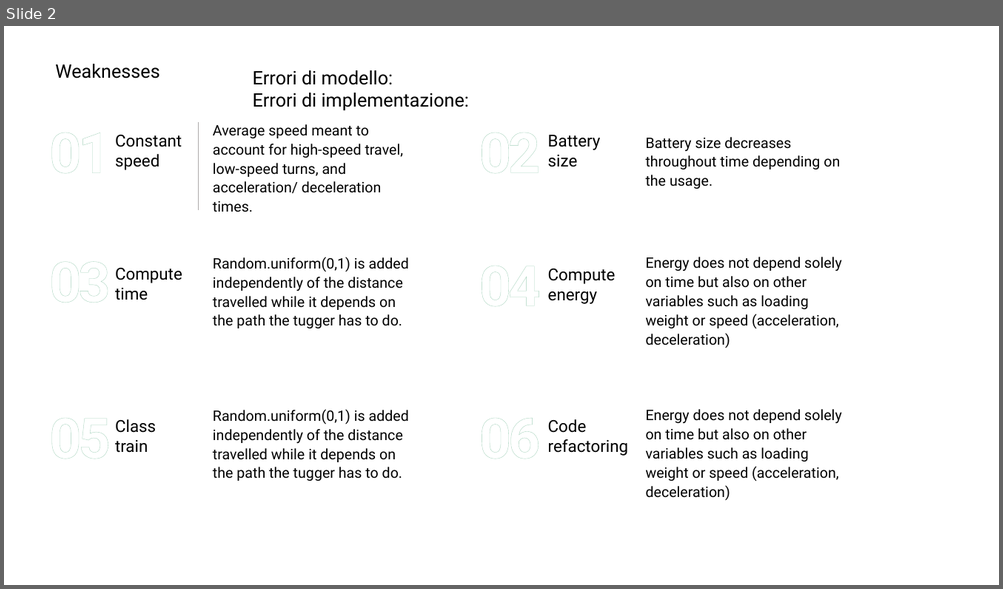
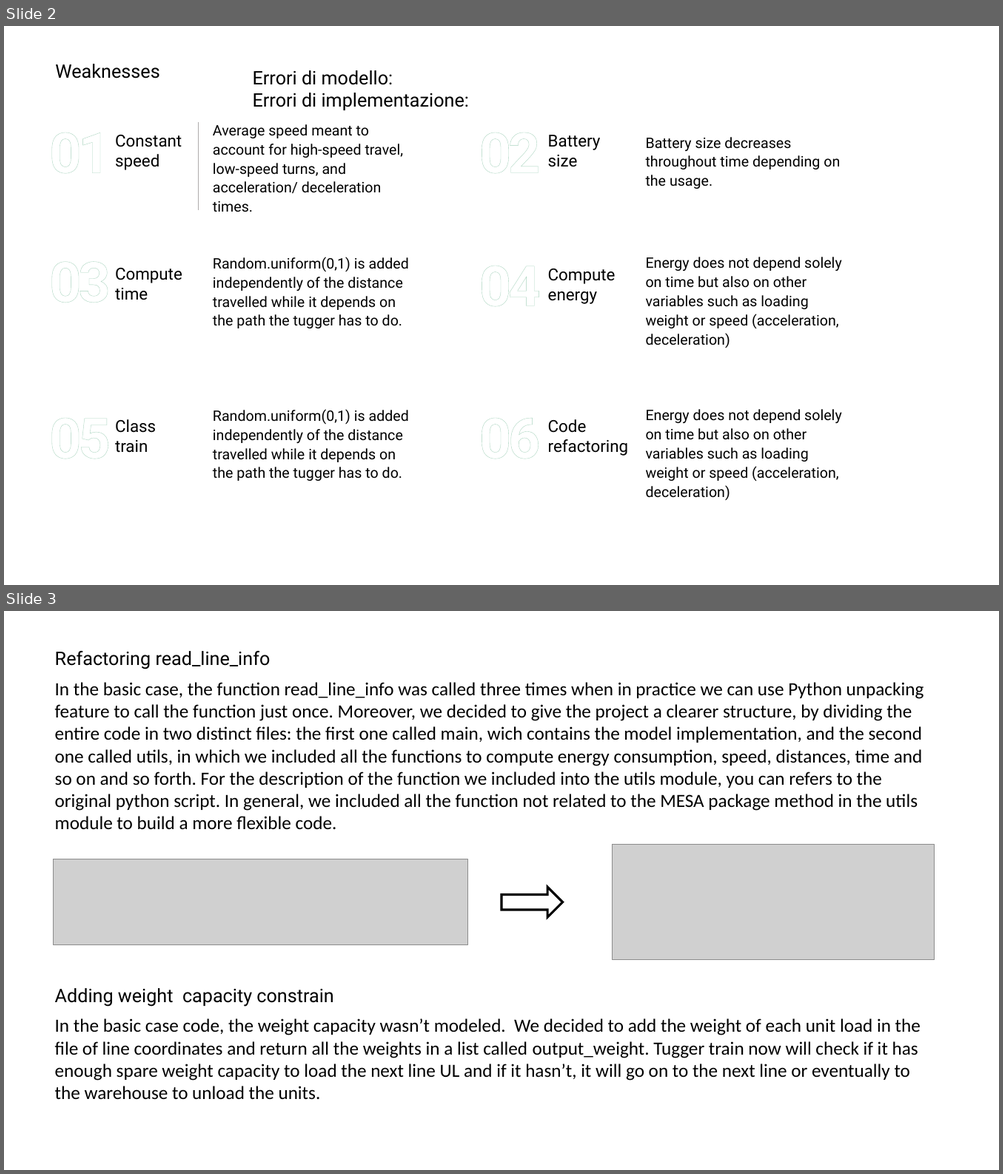
Before and after one commit to MatteoMascheroni1/AdvanceModelingForOperationProject, a slide deck: submission material/Team1_Project.pptx. Shown one above the other, each under a label of ours: slide 2 before the commit, slides 2 and 3 after it. The pictures are 1003x589 and 1003x1174 pixels, drawn with LibreOffice and Linux fonts; fonts in the diff are those of the drawing; grey boxes stand for pictures. Boxes give left, top, right and bottom in pixels: in the first picture for what was removed or moved away, otherwise in the second. Text is boxed around its words. In the diff, an @@ line names an element or a change of style, - is before the commit and + after.

Commit message:
Aggiornato slides

```diff
--- a/submission material/Team1_Project.pptx
+++ b/submission material/Team1_Project.pptx
@@ slide 3 added at (4,611,999,1170), background #FFFFFF @@
@@ group added at (54,651,933,960): 2 texts, 2 pictures, 1 right arrow @@
+Refactoring read_line_info
+In the basic case, the function read_line_info was called three times when in practice we can use Python unpacking feature to call the function just once. Moreover, we decided to give the project a clearer structure, by dividing the entire code in two distinct files: the first one called main, wich contains the model implementation, and the second one called utils, in which we included all the functions to compute energy consumption, speed, distances, time and so on and so forth. For the description of the function we included into the utils module, you can refers to the original python script. In general, we included all the function not related to the MESA package method in the utils module to build a more flexible code.
@@ text added at (55,988,333,1007), 18 pt, text #000000 @@
+Adding weight capacity constrain
@@ text added at (55,1019,920,1100), 18 pt, text #000000 @@
+In the basic case code, the weight capacity wasn’t modeled. We decided to add the weight of each unit load in the file of line coordinates and return all the weights in a list called output_weight. Tugger train now will check if it has enough spare weight capacity to load the next line UL and if it hasn’t, it will go on to the next line or eventually to the warehouse to unload the units.
```
Also in this commit, not shown: 1 other file.
